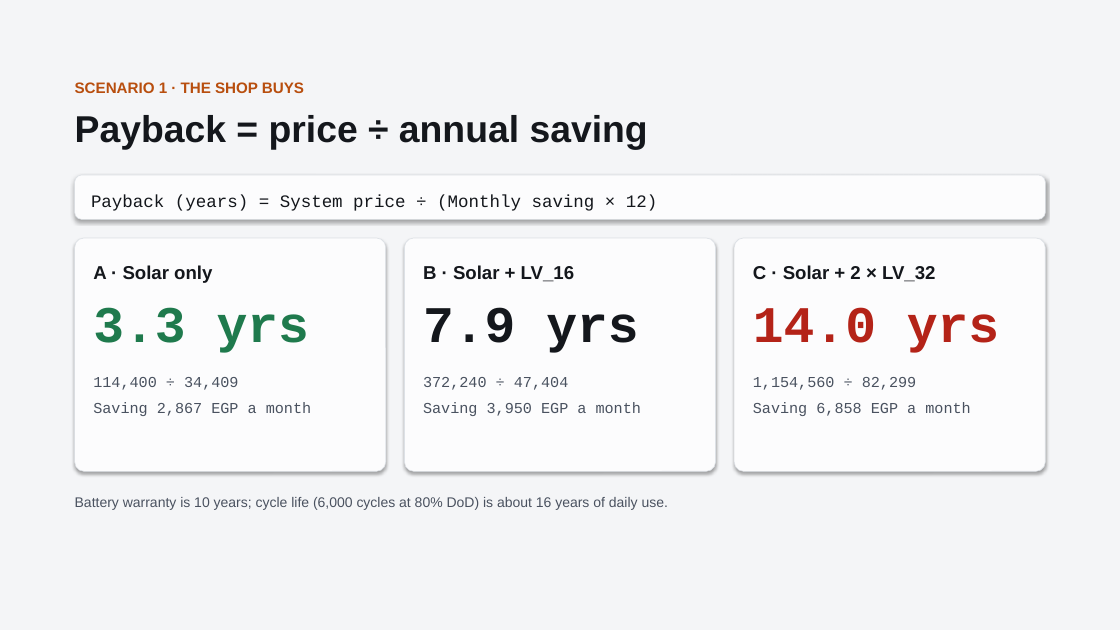
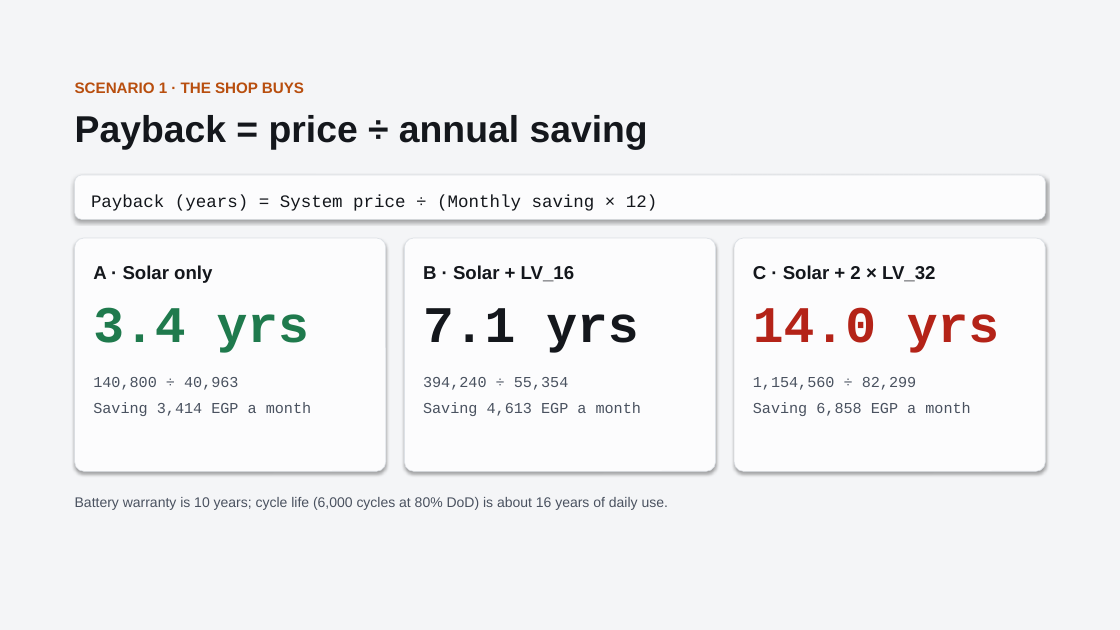
Before and after one commit to boodyelkady1998-sudo/avesta-bess-sizing-tool, a slide deck: slide 7 of El_Mo3alem_Juice_Shop_Solar_BESS.pptx. Drawn at 1120x630 pixels with LibreOffice and Linux fonts; fonts in the diff are those of the drawing. Boxes give left, top, right and bottom in pixels: in the first picture for what was removed or moved away, otherwise in the second. Text is boxed around its words. In the diff, an @@ line names an element or a change of style, - is before the commit and + after.

```diff
--- a/El_Mo3alem_Juice_Shop_Solar_BESS.pptx
+++ b/El_Mo3alem_Juice_Shop_Solar_BESS.pptx
@@ text at [93, 307, 309, 353]: text changed @@
-3.3 yrs
+3.4 yrs
@@ text at [423, 308, 638, 353]: text changed @@
-7.9 yrs
+7.1 yrs
@@ text at [93, 377, 311, 416]: text changed @@
-114,400 ÷ 34,409
-Saving 2,867 EGP a month
+140,800 ÷ 40,963
+Saving 3,414 EGP a month
@@ text at [423, 377, 641, 416]: text changed @@
-372,240 ÷ 47,404
-Saving 3,950 EGP a month
+394,240 ÷ 55,354
+Saving 4,613 EGP a month
```
Also in this commit, not shown: 7 other slides changed.
